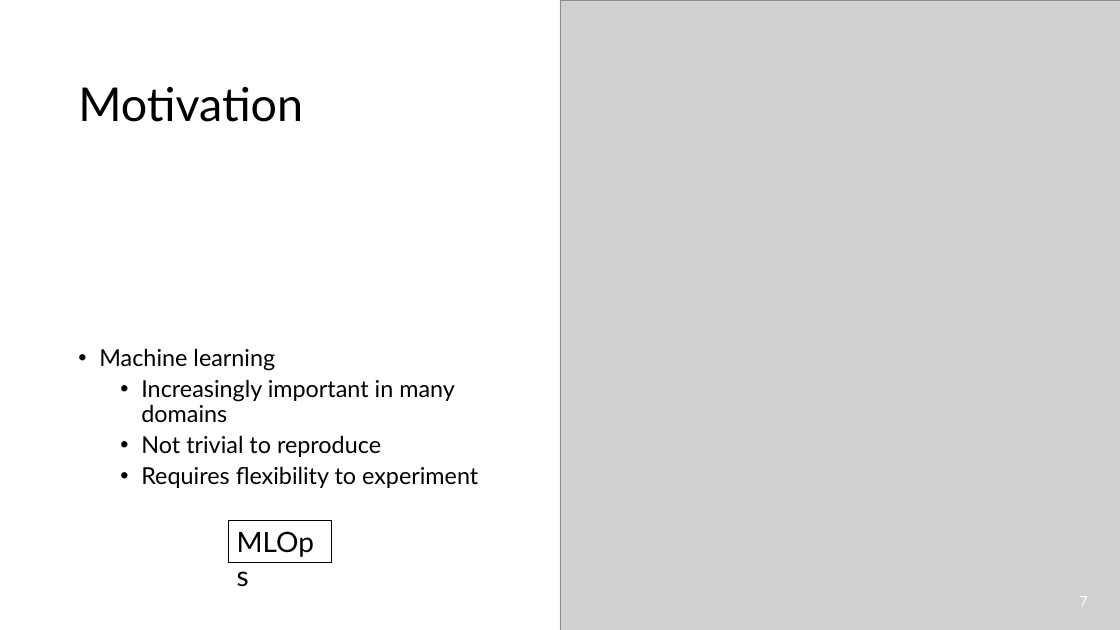
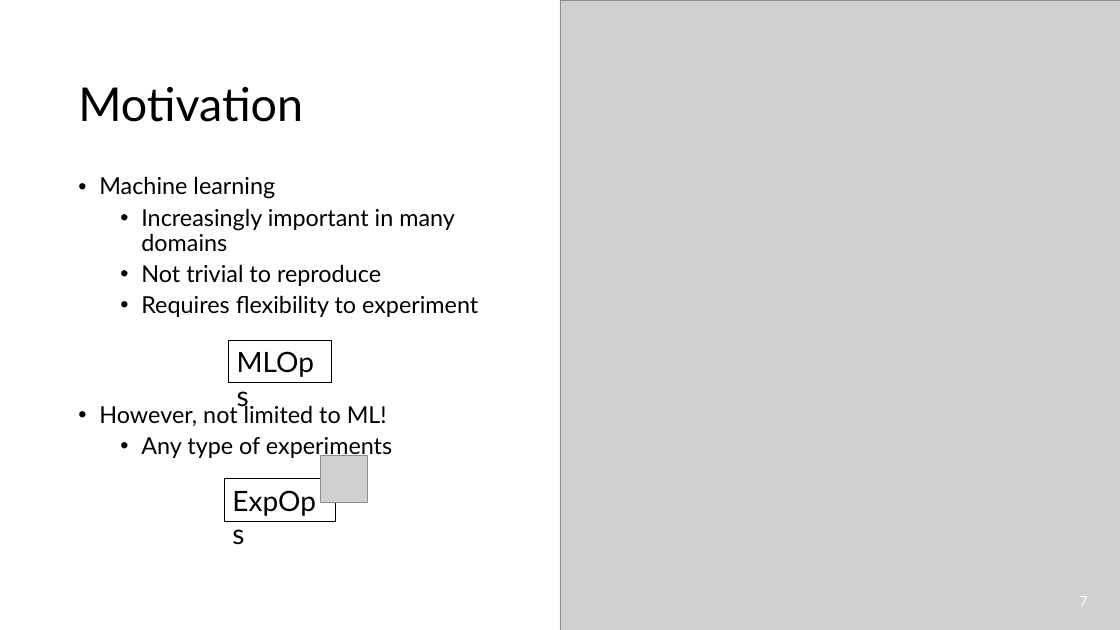
Before and after one commit to gjbex/MLOps-on-HPC, a slide deck: slide 7 of mlops_on_hpc.pptx. Drawn at 1120x630 pixels with LibreOffice and Linux fonts; fonts in the diff are those of the drawing; grey boxes stand for pictures. Boxes give left, top, right and bottom in pixels: in the first picture for what was removed or moved away, otherwise in the second. Text is boxed around its words. In the diff, an @@ line names an element or a change of style, - is before the commit and + after.

```diff
--- a/mlops_on_hpc.pptx
+++ b/mlops_on_hpc.pptx
@@ text "Machine learning": place and size @@
-text "Machine learning" at (99, 348, 478, 488)
+text "Machine learning" at (99, 176, 478, 459)
@@ rectangle "MLOps": place and size @@
-rectangle "MLOps" at (229, 520, 332, 562)
+rectangle "MLOps" at (229, 340, 332, 382)
@@ text at (99, 402, 392, 459): paragraphs added @@
+• However, not limited to ML!
+  • Any type of experiments
@@ rectangle added at (224, 479, 336, 521), outline #000000 0.75 pt, 24 pt, text #000000 @@
+ExpOps
@@ picture added at (321, 456, 367, 502) @@
```
Also in this commit, not shown: 3 other slides changed, 2 slides added.
